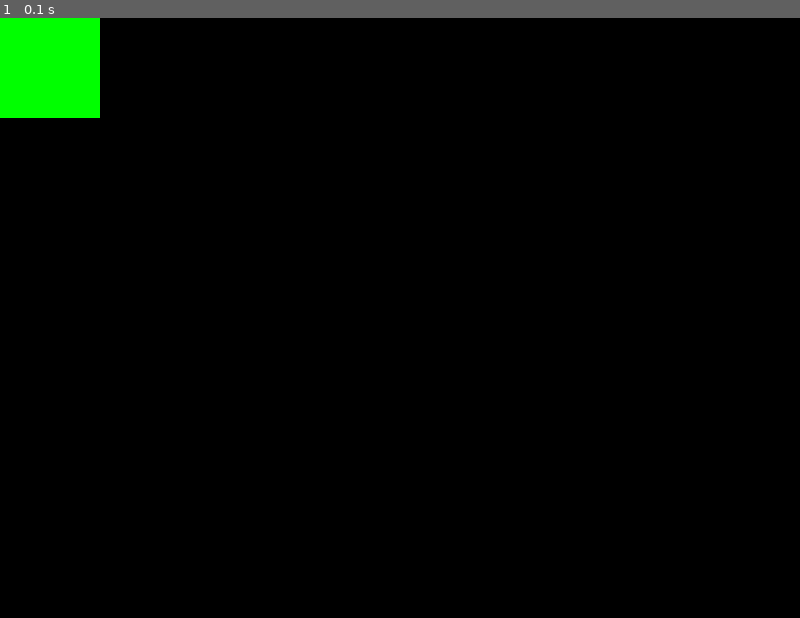
Above: before the commit, frame 1.
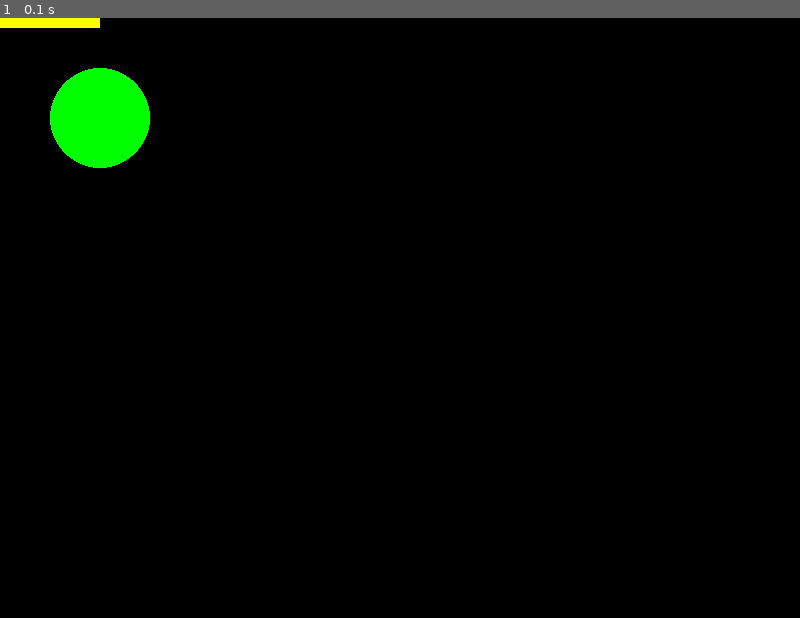
Above: after the commit, the same moment.

Repository: InYoungRen1/prog-2
Game: pygame game, started from pygame/rectangle_practice.py
Same seed, same stepped clock (60 frames per second), same inputs: the game is played once before the commit and once after it.
Inputs:
- Up to frame 1 (0.1 s): no input

The runs differ from the first frame. In frame 1, 2.9% of the frame differs, in the area x 0-19%, y 0-25%.

Commit message:
rec.update

Diff:
--- a/pygame/rectangle_practice.py
+++ b/pygame/rectangle_practice.py
@@ -17,9 +17,10 @@
         self.y = 0
 
         self.width = 100
-        self.height = 100
+        self.height = 10
 
-        self.colour = (0, 255, 0)
+        self.colour = (255, 255, 0)
+
 
 def main():
     pygame.init()
@@ -34,6 +35,12 @@
     clock = pygame.time.Clock()
 
     rectangle = Rectangle()
+    triangle = Rectangle()
+    triangle.width = 100
+    # TODO: create another rectangle
+    #   CHANGE ITS PROPERTIES
+    #   REMINDER USE .NOTATION TO CHANGE PROPERTIES
+    #    i.e. rectangle_two.x = 100
 
     # ----- MAIN LOOP
     while not done:
@@ -47,6 +54,9 @@
         # ----- DRAW
         screen.fill(BLACK)
         pygame.draw.rect(screen, rectangle.colour, (rectangle.x, rectangle.y, rectangle.width, rectangle.height))
+        pygame.draw.rect(screen, triangle.colour, (triangle.x, triangle.y, triangle.width, triangle.height))
+        pygame.draw.circle(screen, (0, 255, 0), (100, 100), 50)
+
         # ----- UPDATE
         pygame.display.flip()
         clock.tick(60)
